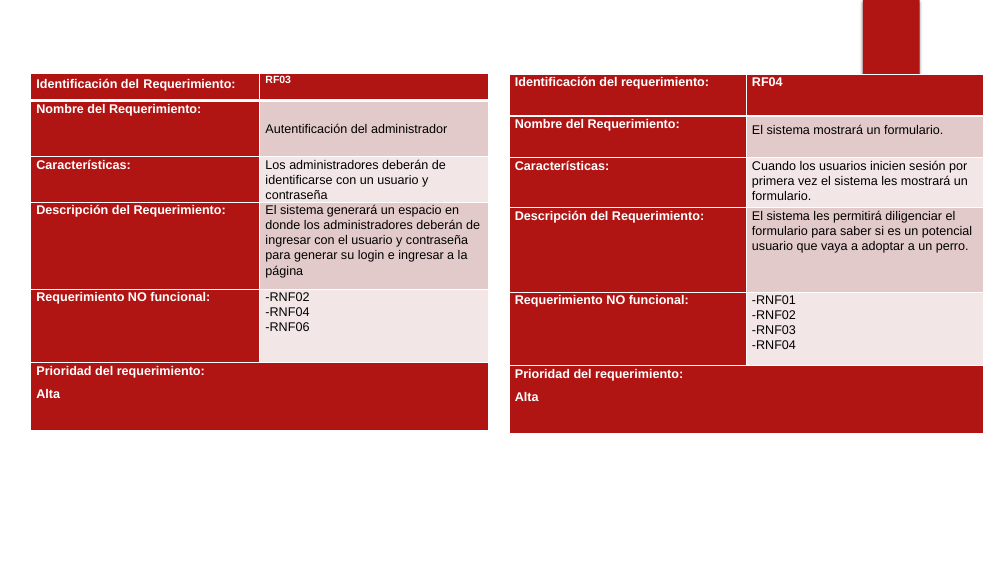
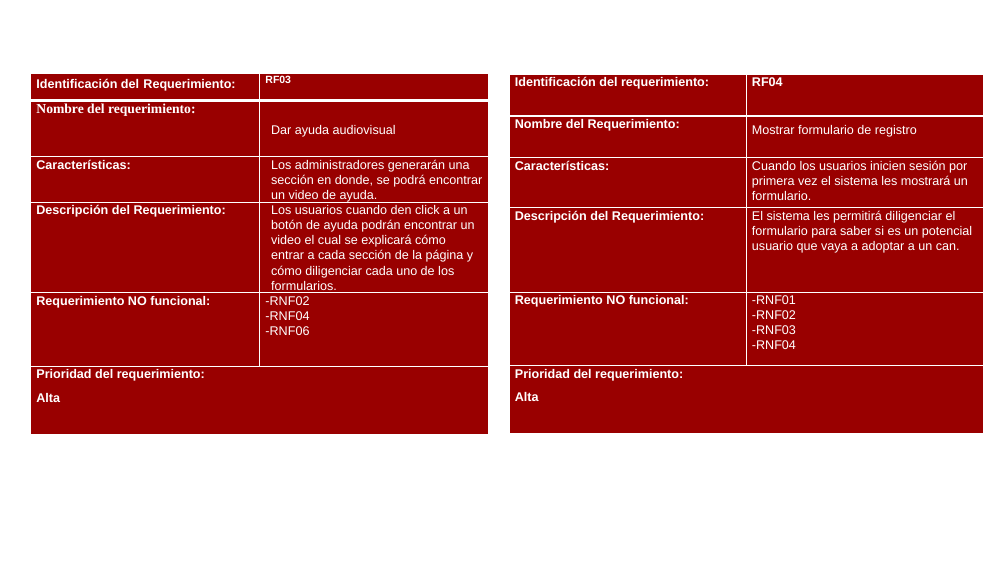
Before and after one commit to ValentinaB13/Proyecto, a slide deck: slide 19 of Guard Dogs Proyecto.pptx (slide 13 before the commit). Drawn at 1008x567 pixels with LibreOffice and Linux fonts; fonts in the diff are those of the drawing; background and template pictures are left out. Boxes give left, top, right and bottom in pixels: in the first picture for what was removed or moved away, otherwise in the second. Text is boxed around its words. In the diff, an @@ line names an element or a change of style, - is before the commit and + after.

```diff
--- a/Guard Dogs Proyecto.pptx
+++ b/Guard Dogs Proyecto.pptx
@@ rectangle removed at box(863, 0, 920, 95) @@
@@ table at box(31, 74, 489, 406) @@
-row 2, column 1: Nombre del Requerimiento:
+row 2, column 1: Nombre del requerimiento:
-row 2, column 2: Autentificación del administrador
+row 2, column 2: Dar ayuda audiovisual
-row 3, column 2: Los administradores deberán de identificarse con un usuario y contraseña
+row 3, column 2: Los administradores generarán una sección en donde, se podrá encontrar un video de ayuda.
-row 4, column 2: El sistema generará un espacio en donde los administradores deberán de ingresar con el usuario y contraseña para generar su login e ingresar a la página
+row 4, column 2: Los usuarios cuando den click a un botón de ayuda podrán encontrar un video el cual se explicará cómo entrar a cada sección de la página y cómo diligenciar cada uno de los formularios.
@@ fill #B01513 to #990000 in 7 cells @@
@@ fill #E3CACA to #990000 in 2 cells @@
@@ fill #F2E7E6 to #990000 in 2 cells @@
@@ text colour #000000 to #FFFFFF in "-RNF02 -RNF04 -RNF06" @@
@@ table at box(510, 74, 985, 405) @@
-row 2, column 2: El sistema mostrará un formulario.
+row 2, column 2: Mostrar formulario de registro
-row 4, column 2: El sistema les permitirá diligenciar el formulario para saber si es un potencial usuario que vaya a adoptar a un perro.
+row 4, column 2: El sistema les permitirá diligenciar el formulario para saber si es un potencial usuario que vaya a adoptar a un can.
@@ fill #B01513 to #990000 in 7 cells @@
@@ fill #E3CACA to #990000 in 2 cells @@
@@ fill #F2E7E6 to #990000 in 2 cells @@
@@ text colour #000000 to #FFFFFF in "Cuando los usuarios inicien sesión por primera ...", "-RNF01 -RNF02 -RNF03 -RNF04" @@
@@ ellipse removed at box(712, 138, 944, 371) @@
```
Also in this commit, not shown: 17 other slides changed, 13 slides added, 7 slides removed.
